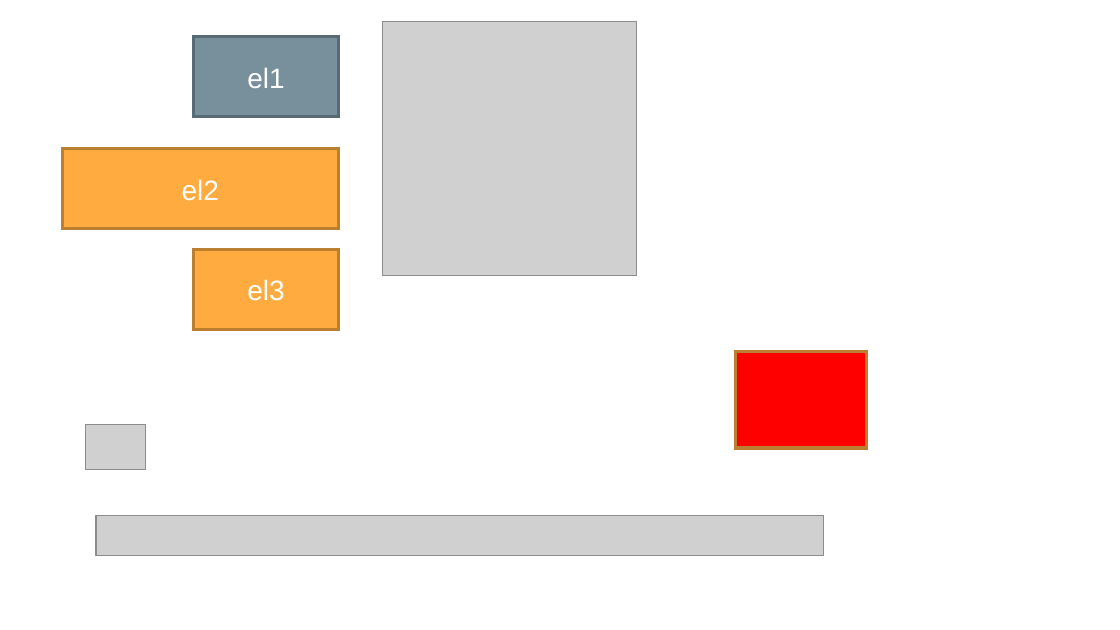
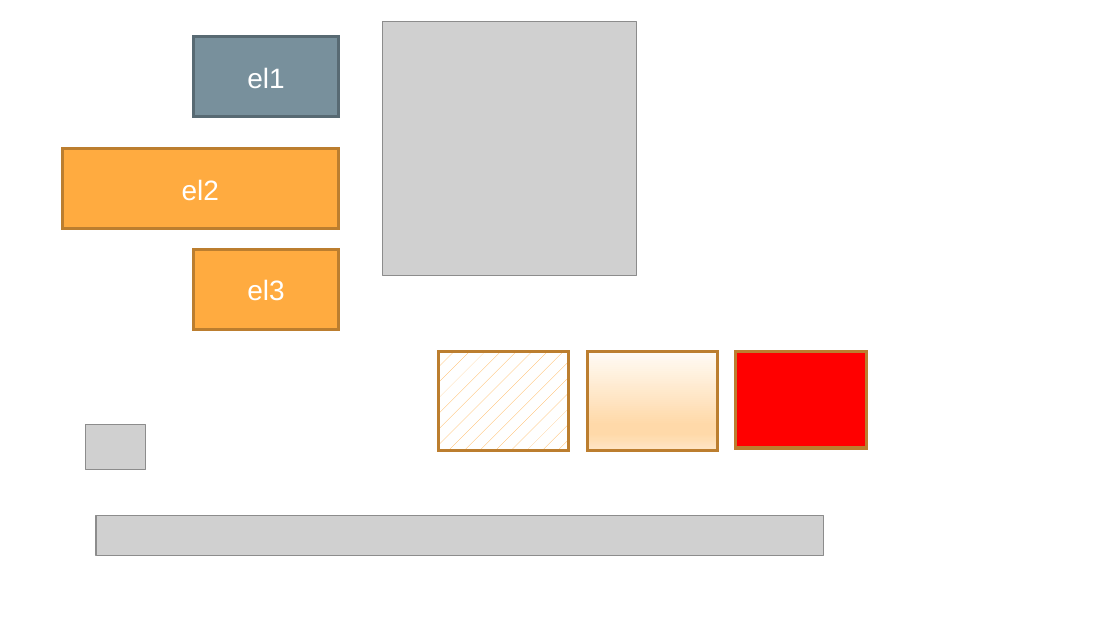
Before and after one commit to ShapeCrawler/ShapeCrawler, a slide deck: slide 2 of ShapeCrawler.Tests/Resource/009_table.pptx. Drawn at 1120x630 pixels with LibreOffice and Linux fonts; fonts in the diff are those of the drawing; grey boxes stand for pictures. Boxes give left, top, right and bottom in pixels: in the first picture for what was removed or moved away, otherwise in the second. Text is boxed around its words. In the diff, an @@ line names an element or a change of style, - is before the commit and + after.

Commit message:
SC-279: parse Slide background fill

```diff
--- a/ShapeCrawler.Tests/Resource/009_table.pptx
+++ b/ShapeCrawler.Tests/Resource/009_table.pptx
@@ rectangle added at bbox=[438, 352, 568, 451], fill pattern #FFAB40 on #FFFFFF, outline #BD7F2F 2 pt @@
@@ rectangle added at bbox=[587, 352, 717, 451], fill gradient #FFFBF5 to #FFD9A9 to #FFE6C6, outline #BD7F2F 2 pt @@
```
Also in this commit, not shown: 10 other files.
